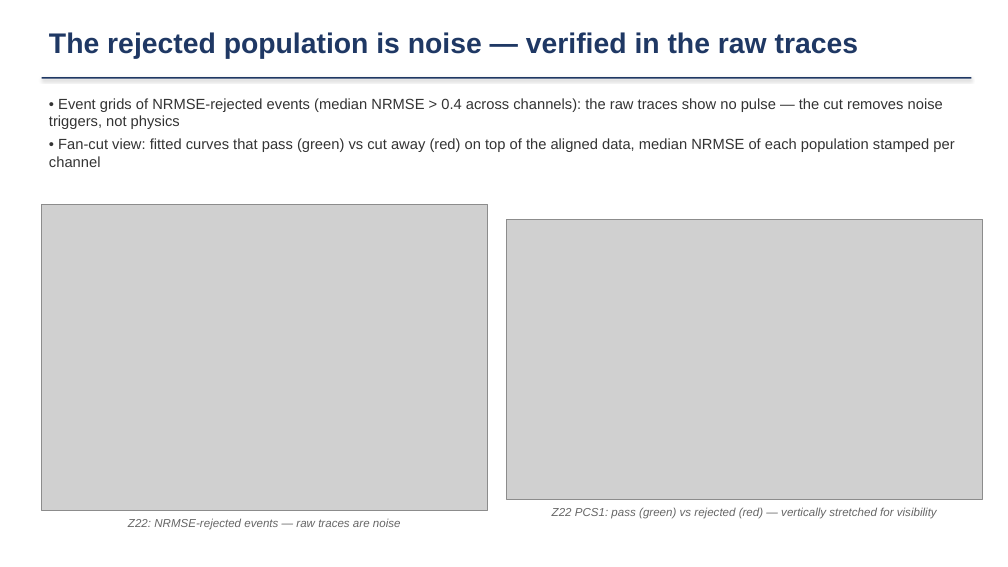
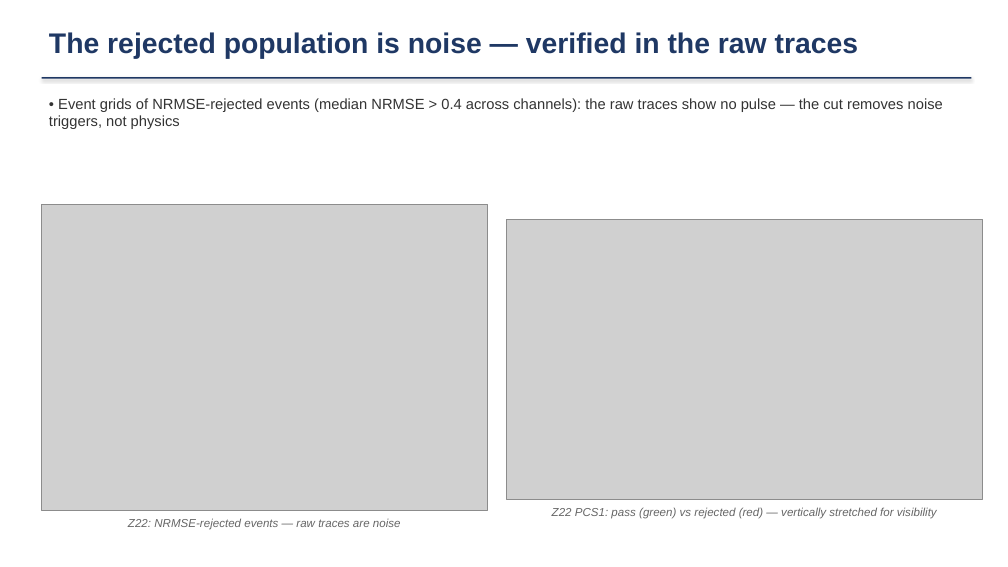
Before and after one commit to ZhihengLi0/urop, a slide deck: slide 6 of snolab/presentation/SNOLAB_R4_pulse_templates_20260715.pptx. Drawn at 1008x567 pixels with LibreOffice and Linux fonts; fonts in the diff are those of the drawing; grey boxes stand for pictures. Boxes give left, top, right and bottom in pixels: in the first picture for what was removed or moved away, otherwise in the second. Text is boxed around its words. In the diff, an @@ line names an element or a change of style, - is before the commit and + after.

```diff
--- a/snolab/presentation/SNOLAB_R4_pulse_templates_20260715.pptx
+++ b/snolab/presentation/SNOLAB_R4_pulse_templates_20260715.pptx
@@ text at (49, 138, 954, 167): paragraph removed @@
-• Fan-cut view: fitted curves that pass (green) vs cut away (red) on top of the aligned data, median NRMSE of each population stamped per channel
```
Also in this commit, not shown: 5 other files.
